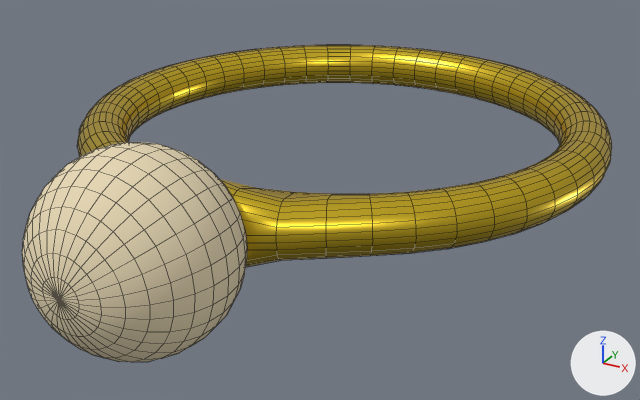
The OBJ model Assets/Manomotion/3DAssets/Ring/GoldPearlRing_joined.obj: old version first, new version second.
Rendered twice from a 50 mm camera at (0.495, -0.962, 0.369) aimed at (0.024, -0.105, -0.059). Every picture has the same lights, and +X, +Y and +Z are marked at lower right. Mesh edges are drawn as thin lines. Where no turn or scale is listed for an object, it has been applied to the vertices.

The older version as bpy lines, for what is in view:
```python
mat_gold_mat = principled_material('Gold_MAT')
mat_gold_mat.base_color = (0.8, 0.57, 0.0343)  # yellow #e7c734
mat_gold_mat.metallic = 1.0
mat_gold_mat.roughness = 0.336
mat_pearl_mat = principled_material('Pearl_MAT')
mat_pearl_mat.base_color = (0.8, 0.69, 0.462)  # beige #e7d8b5
mat_pearl_mat.roughness = 1.0
me_goldringwithpearl_ring = bpy.data.meshes.new('GoldRingWithPearl_Ring')
me_goldringwithpearl_ring.from_pydata(...)  # 1732 vertices, 1762 faces; spans x -0.33..0.33, y -0.507..0.329, z -0.1..0.1
# faces by material slot: [1250, 512]
me_goldringwithpearl_ring.materials.append(mat_gold_mat)  # yellow #e7c734
me_goldringwithpearl_ring.materials.append(mat_pearl_mat)  # beige #e7d8b5
ob_goldringwithpearl_ring = bpy.data.objects.new('GoldRingWithPearl_Ring', me_goldringwithpearl_ring)
ob_goldringwithpearl_ring.location = (0.0, 0.0, 0.0)
```
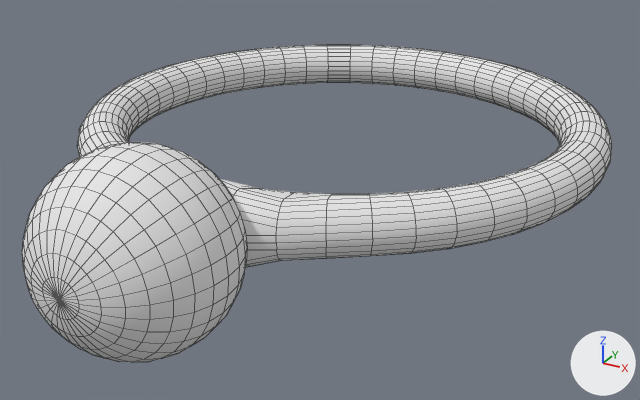
Boxes [x1, y1, x2, y2] around the edits, measured in the pictures (640 x 400 px):
'GoldRingWithPearl_Ring', surface changed, recoloured (beige to white): [22, 45, 612, 362] in both

The change, as a diff of the scene's bpy script:
```diff
--- a/Assets/Manomotion/3DAssets/Ring/GoldPearlRing_joined.obj.py
+++ b/Assets/Manomotion/3DAssets/Ring/GoldPearlRing_joined.obj.py
@@ mat_gold_mat @@
 mat_gold_mat = principled_material('Gold_MAT')
-mat_gold_mat.base_color = (0.8, 0.57, 0.0343)  # yellow #e7c734
-mat_gold_mat.metallic = 1.0
-mat_gold_mat.roughness = 0.336
+mat_gold_mat.base_color = (0.8, 0.8, 0.8)  # white #e7e7e7
+mat_gold_mat.roughness = 1.0
@@ mat_pearl_mat @@
 mat_pearl_mat = principled_material('Pearl_MAT')
-mat_pearl_mat.base_color = (0.8, 0.69, 0.462)  # beige #e7d8b5
+mat_pearl_mat.base_color = (0.8, 0.8, 0.8)  # white #e7e7e7
 mat_pearl_mat.roughness = 1.0
```
